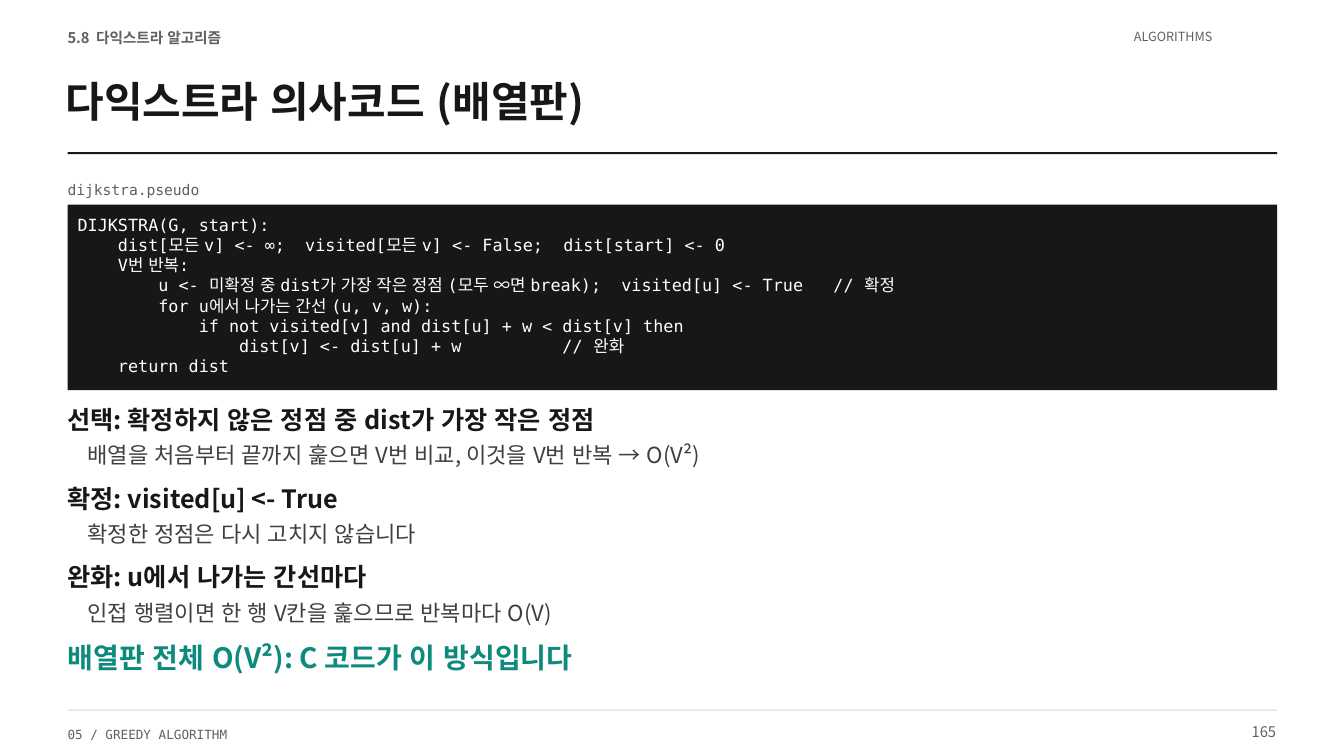
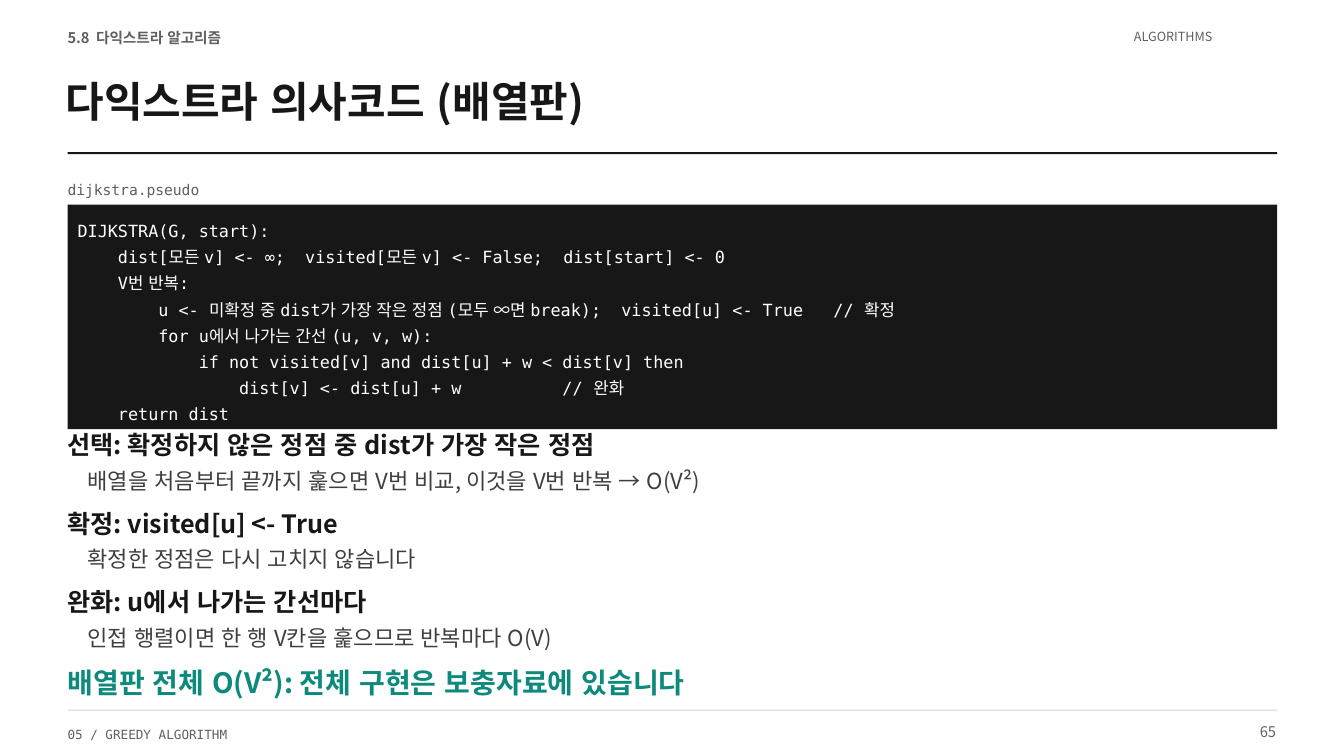
Before and after one commit to Sangdon-Park/Sangdon-Park.github.io, a slide deck: slide 65 of data/알고리즘/5장_그리디_알고리즘.pptx (slide 165 before the commit). Drawn at 1344x756 pixels with LibreOffice and Linux fonts; fonts in the diff are those of the drawing. Boxes give left, top, right and bottom in pixels: in the first picture for what was removed or moved away, otherwise in the second. Text is boxed around its words. In the diff, an @@ line names an element or a change of style, - is before the commit and + after.

```diff
--- a/data/알고리즘/5장_그리디_알고리즘.pptx
+++ b/data/알고리즘/5장_그리디_알고리즘.pptx
@@ rectangle "DIJKSTRA(G, start):" resized from (x1=68, y1=205, x2=1277, y2=390) to (x1=68, y1=205, x2=1277, y2=430) @@
@@ rectangle "DIJKSTRA(G, start):" at (x1=68, y1=205, x2=1277, y2=430): line spacing 1 to 1.3 @@
@@ 6 texts moved together from (x1=68, y1=407, x2=700, y2=625) to (x1=68, y1=428, x2=700, y2=650) @@
@@ text at (x1=68, y1=668, x2=684, y2=699): text changed @@
-배열판 전체 O(V²): C 코드가 이 방식입니다
+배열판 전체 O(V²): 전체 구현은 보충자료에 있습니다
@@ text at (x1=1260, y1=726, x2=1276, y2=737): text changed @@
-165
+65
```
Also in this commit, not shown: 67 other slides changed, 6 slides added, 128 slides removed, 5 other files.
